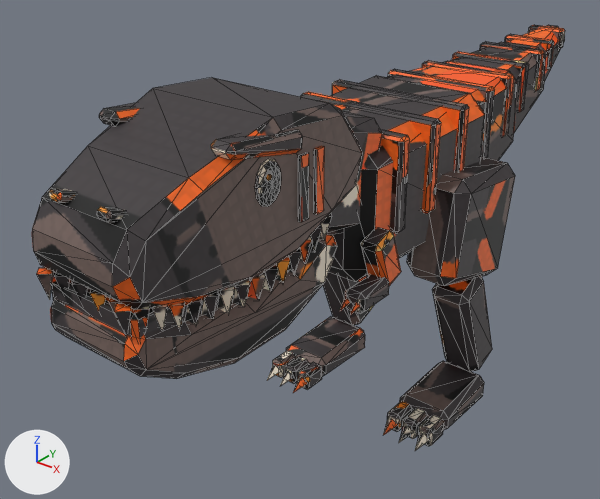
The glTF model blender/blocs/trex_blocs_lave.glb, before and after one commit.
Both versions are drawn from a 50 mm camera at (5.75, -9.05, 7.5) aimed at (-0.89, -0.75, 2.35). The lights are fixed; the arrows at lower left show +X, +Y and +Z. The first picture is the older version. Mesh edges are drawn as thin lines. Vertices at exactly the same position are counted once.

The first picture shows 'TRex'.
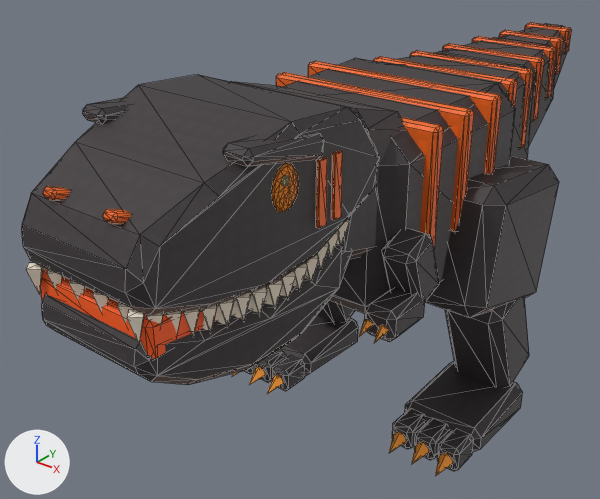
The change in detail:
me_cube_010 is used by ob_trex; location (0.0, 0.0, 0.0).
me_cube_010 had 1592 vertices, 2700 faces and spanned x -1.47..1.47, y -5.15..5.34, z 0.0..5.22.
me_cube_010 now has 1592 vertices, 2700 faces and spans x -2.05..2.05, y -5.15..5.4, z 0.0..5.22.
me_cube_010 part 1: the loose piece of 5 vertices spanning x -0.66..-0.46, y -5.15..-4.95, z 3.54..3.86 is moved by (-0.16, 0.0, 0.0).
me_cube_010 part 2: the loose piece of 5 vertices spanning x 0.46..0.66, y -5.15..-4.95, z 3.54..3.86 is moved by (0.16, 0.0, 0.0).
me_cube_010 part 3: the loose piece of 5 vertices spanning x 0.49..0.69, y -4.97..-4.77, z 3.49..3.81 is moved by (0.17, 0.0, 0.0).
me_cube_010 part 4: the loose piece of 5 vertices spanning x 0.52..0.72, y -4.78..-4.58, z 3.44..3.76 is moved by (0.18, 0.0, 0.0).
me_cube_010 part 5: the loose piece of 5 vertices spanning x 0.55..0.75, y -4.6..-4.4, z 3.38..3.7 is moved by (0.19, 0.0, 0.0).
me_cube_010 part 6: the loose piece of 5 vertices spanning x 0.58..0.78, y -4.41..-4.21, z 3.35..3.67 is moved by (0.19, 0.0, 0.0).
me_cube_010 part 7: the loose piece of 5 vertices spanning x 0.62..0.82, y -4.22..-4.02, z 3.34..3.66 is moved by (0.2, 0.0, 0.0).
me_cube_010 part 8: the loose piece of 5 vertices spanning x 0.65..0.85, y -4.04..-3.84, z 3.33..3.65 is moved by (0.21, 0.0, 0.0).
me_cube_010 part 9: the loose piece of 5 vertices spanning x 0.68..0.88, y -3.85..-3.65, z 3.32..3.64 is moved by (0.22, 0.0, 0.0).
me_cube_010 part 10: the loose piece of 5 vertices spanning x 0.71..0.91, y -3.66..-3.46, z 3.33..3.65 is moved by (0.22, 0.0, 0.0).
me_cube_010 part 11: the loose piece of 5 vertices spanning x 0.72..0.92, y -3.47..-3.27, z 3.35..3.67 is moved by (0.22, 0.0, 0.0).
me_cube_010 part 12: the loose piece of 5 vertices spanning x 0.72..0.92, y -3.28..-3.08, z 3.38..3.7 is moved by (0.22, 0.0, 0.0).
me_cube_010 part 13: the loose piece of 5 vertices spanning x 0.72..0.92, y -3.09..-2.89, z 3.4..3.72 is moved by (0.22, 0.0, 0.0).
me_cube_010 part 14: 1472 of 1592 vertices moved; they spanned x -1.47..1.47, y -5.14..5.34, z 0.0..5.22 and now span x -2.05..2.05, y -5.14..5.4, z 0.0..5.22; mean shift (0.0, -0.02, -0.01); largest move (-1.43, 0.78, 2.19) -> (-1.97, 0.9, 1.94).
Other edits to the shape of me_cube_010 do not show in these pictures.

What differs and where, as boxes [x1, y1, x2, y2] in the pictures (600 x 499 px; the box of a moved part takes in the faces that stretch with it):
'TRex', reshaped (7% taller)
    before: [32, 25, 565, 450]
    after: [21, 23, 572, 476]
part 1 of me_cube_010, moved or reshaped
    before: [36, 267, 53, 300]
    after: [26, 263, 43, 294]
part 2 of me_cube_010, moved or reshaped
    before: [114, 304, 131, 338]
    after: [127, 309, 144, 344]
part 3 of me_cube_010, moved or reshaped
    before: [133, 306, 150, 326]
    after: [146, 312, 163, 325]
part 4 of me_cube_010, moved or reshaped
    before: [152, 304, 168, 329]
    after: [165, 311, 181, 333]
part 5 of me_cube_010, moved or reshaped
    before: [170, 302, 185, 328]
    after: [184, 309, 199, 336]
part 6 of me_cube_010, moved or reshaped
    before: [187, 298, 202, 325]
    after: [202, 304, 217, 332]
part 7 of me_cube_010, moved or reshaped
    before: [204, 292, 218, 319]
    after: [219, 298, 234, 327]
part 8 of me_cube_010, moved or reshaped
    before: [220, 286, 234, 313]
    after: [236, 293, 250, 320]
part 9 of me_cube_010, moved or reshaped
    before: [236, 281, 250, 306]
    after: [252, 288, 267, 314]
part 10 of me_cube_010, moved or reshaped
    before: [252, 273, 265, 299]
    after: [268, 279, 282, 307]
part 11 of me_cube_010, moved or reshaped
    before: [265, 264, 278, 291]
    after: [282, 271, 295, 298]
part 12 of me_cube_010, moved or reshaped
    before: [277, 257, 290, 282]
    after: [294, 263, 307, 290]
part 13 of me_cube_010, moved or reshaped
    before: [289, 248, 301, 274]
    after: [306, 254, 319, 282]
part 14 of me_cube_010, moved or reshaped
    before: [32, 25, 565, 450]
    after: [21, 23, 572, 476]
